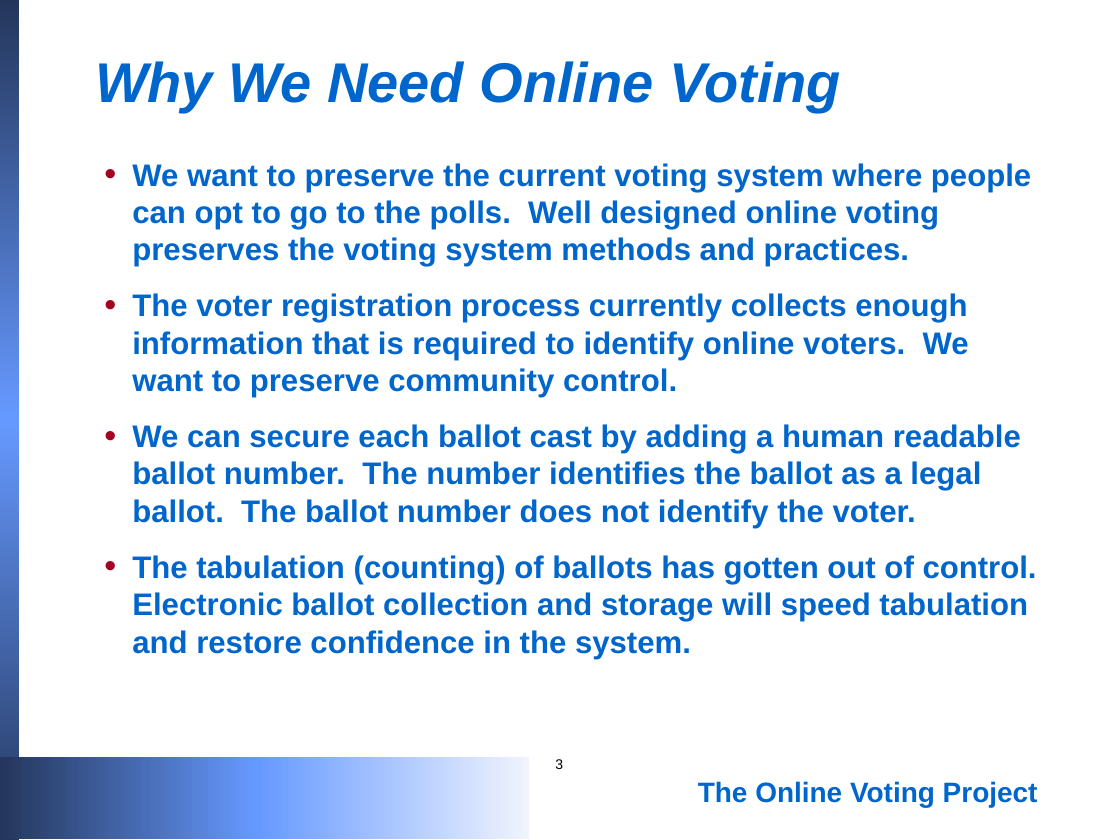
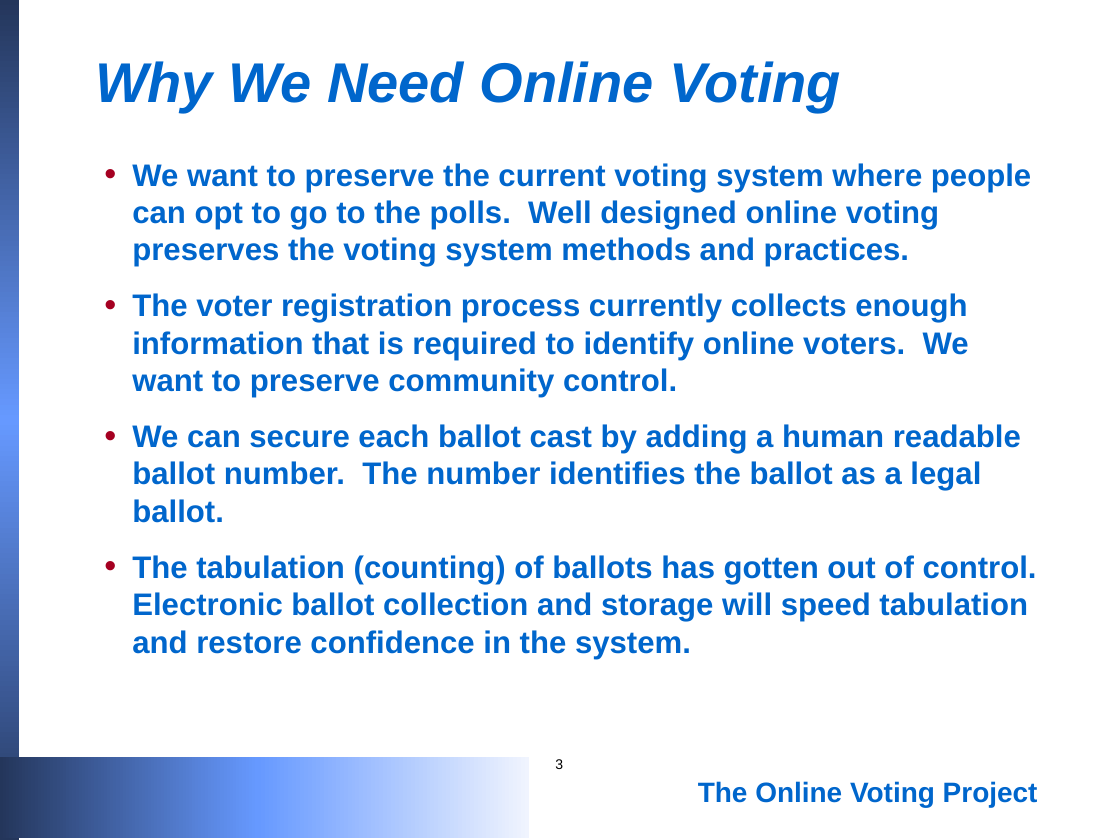
Before and after one commit to blewett/online-voting-prototype, a slide deck: slide 3 of voting.ppt. Drawn at 1120x840 pixels with LibreOffice and Linux fonts; fonts in the diff are those of the drawing. Boxes give left, top, right and bottom in pixels: in the first picture for what was removed or moved away, otherwise in the second. Text is boxed around its words. In the diff, an @@ line names an element or a change of style, - is before the commit and + after.

```diff
--- a/voting.ppt
+++ b/voting.ppt
@@ text at (132, 424, 1021, 523): text changed @@
-• We can secure each ballot cast by adding a human readable ballot number. The number identifies the ballot as a legal ballot. The ballot number does not identify the voter.
+• We can secure each ballot cast by adding a human readable ballot number. The number identifies the ballot as a legal ballot.
```
Also in this commit, not shown: 3 other slides changed, 2 other files.
